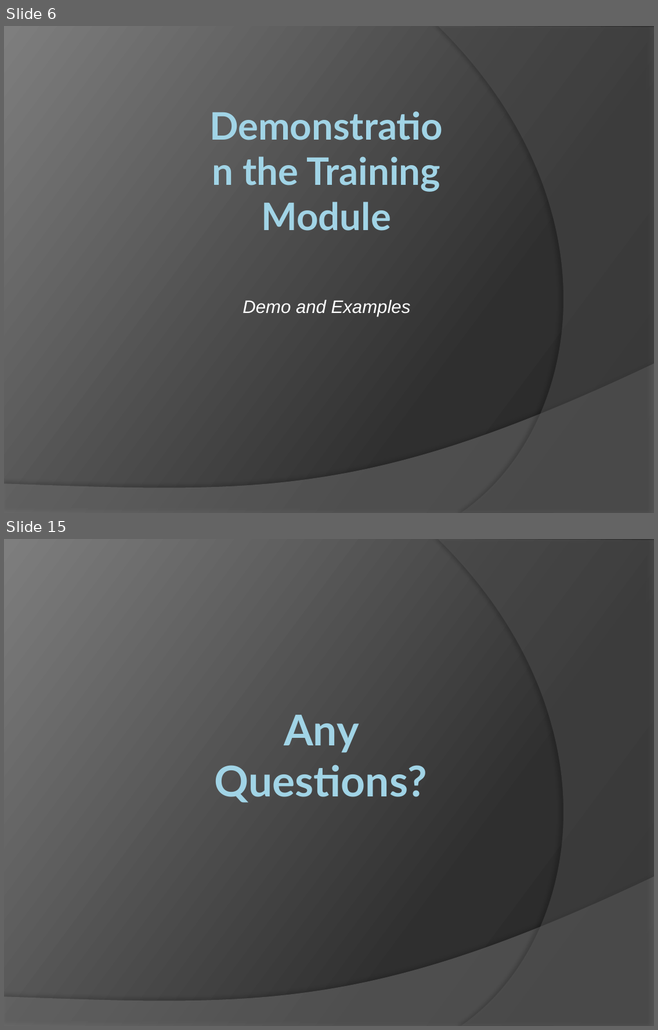
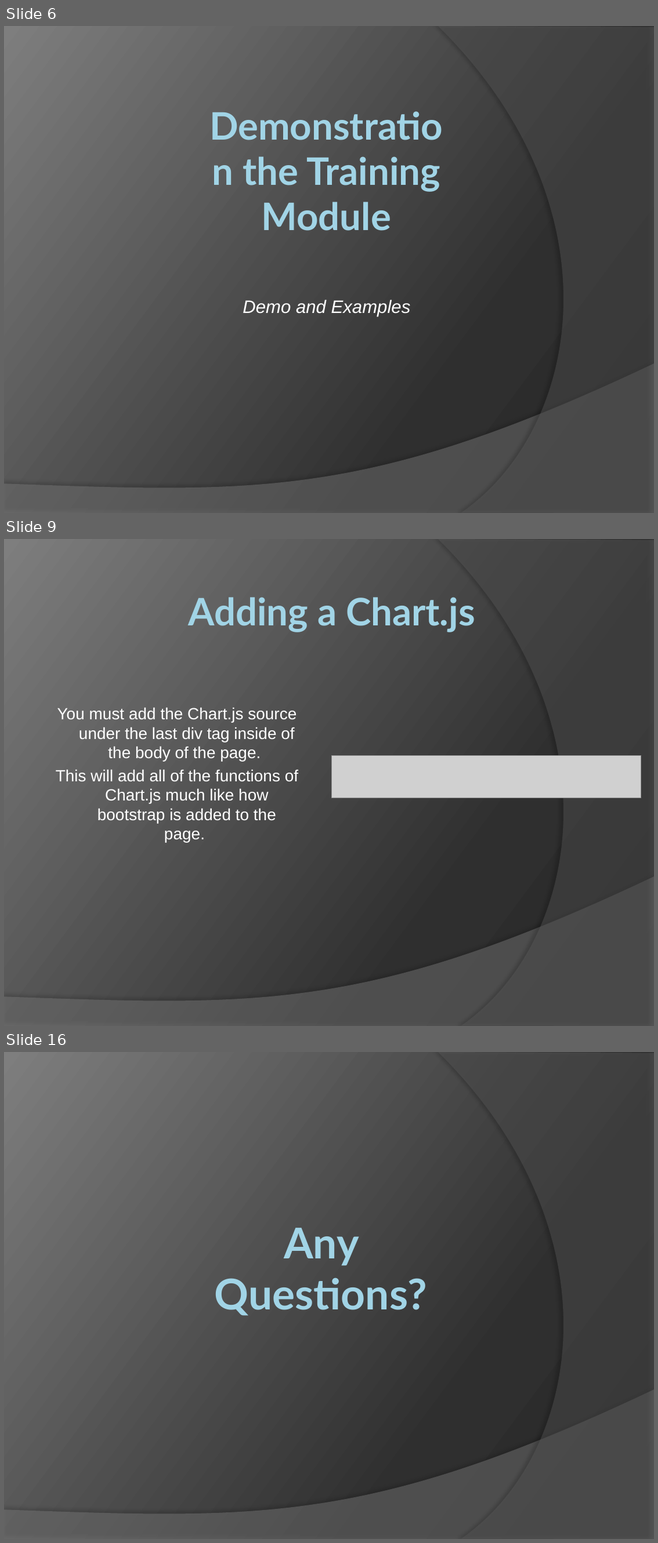
Before and after one commit to pipboy2/Bootstrap-Chart.JS-Training-Module, a slide deck: Training_Module.pptx. Shown one above the other, each under a label of ours: slides 6 and 15 before the commit, slides 6, 9 and 16 after it; the slides between them are not shown. The pictures are 658x1030 and 658x1543 pixels, drawn with LibreOffice and Linux fonts; fonts in the diff are those of the drawing; grey boxes stand for pictures. Boxes give left, top, right and bottom in pixels: in the first picture for what was removed or moved away, otherwise in the second. Text is boxed around its words. In the diff, an @@ line names an element or a change of style, - is before the commit and + after.

```diff
--- a/Training_Module.pptx
+++ b/Training_Module.pptx
@@ slide 9 added at (4, 539, 654, 1026), background gradient #282828 to #2F2F2F to #7E7E7E; not listed: 2 template elements that a slide beside it also shows @@
@@ text added at (188, 597, 475, 632), 42 pt, text gradient #A1D4E7 to #58808D, bold @@
+Adding a Chart.js
@@ text added at (56, 707, 298, 843), 18 pt, text #FFFFFF @@
+  You must add the Chart.js source under the last div tag inside of the body of the page.
+  This will add all of the functions of Chart.js much like how bootstrap is added to the page.
@@ picture added at (331, 755, 641, 798) @@
@@ what was slide 15 is now slide 16 @@
```
Also in this commit, not shown: 9 slides changed.
